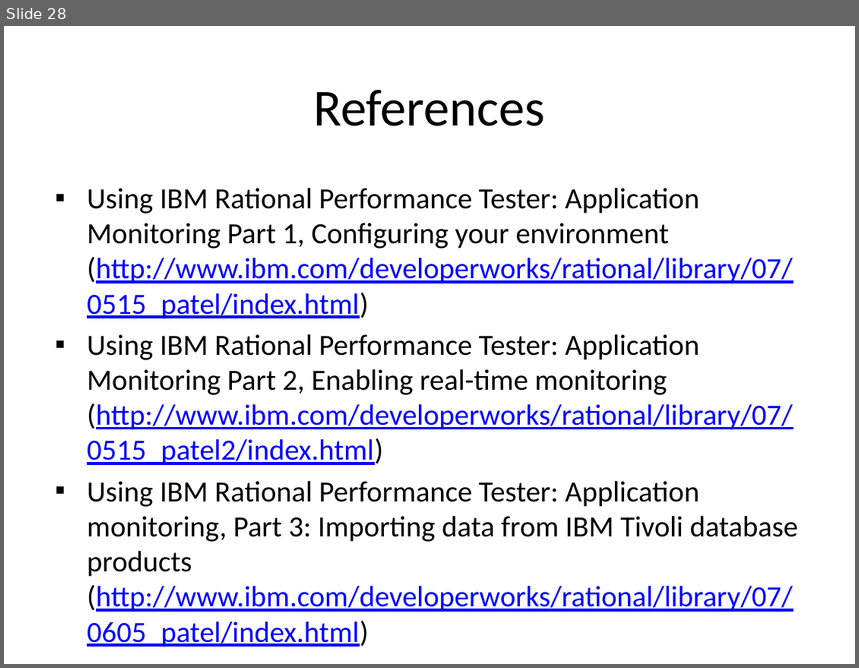
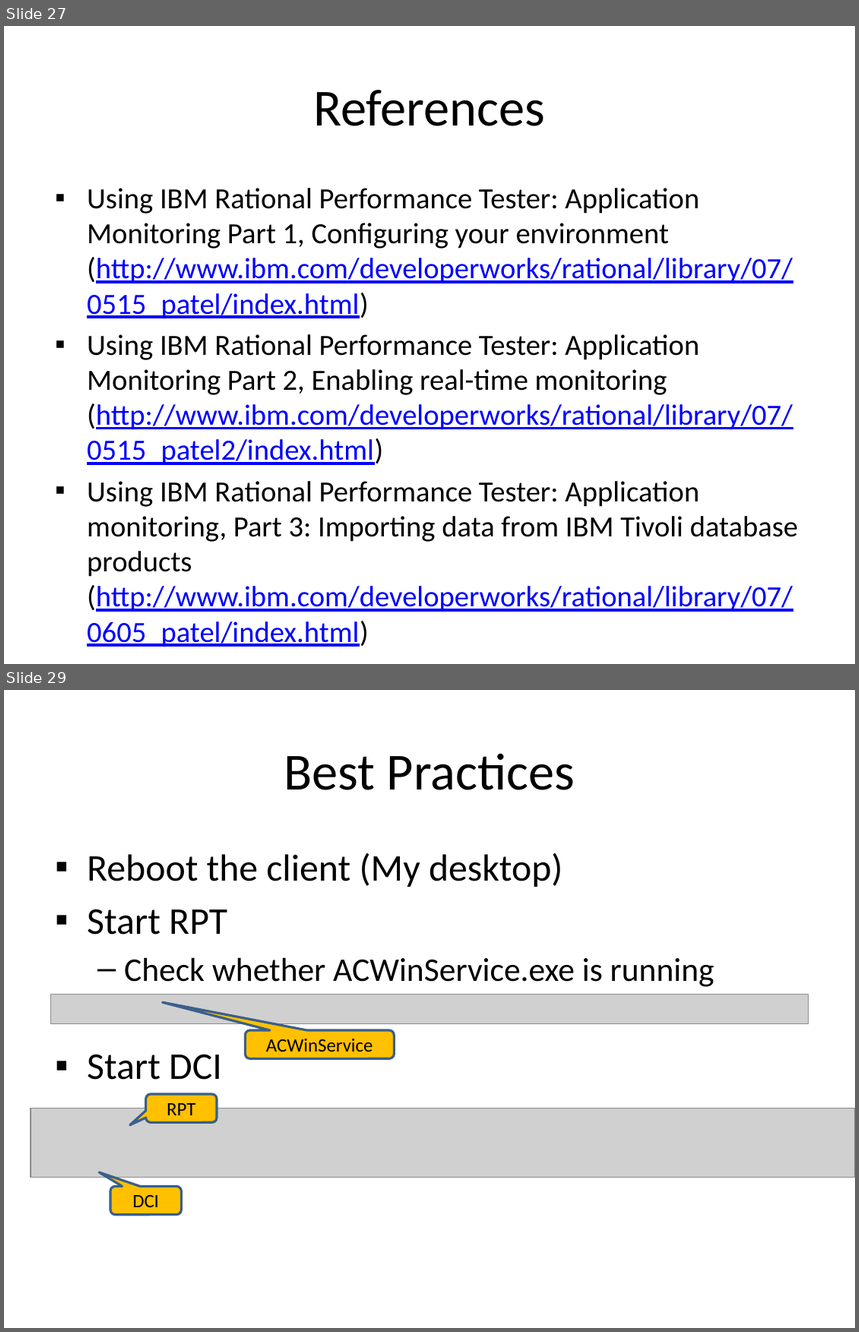
Before and after one commit to wsgan001/asegrp, a slide deck: papers/DRCPA/docs/PerfTest - Profiling via RPT.pptx. Shown one above the other, each under a label of ours: slide 28 before the commit, slides 27 and 29 after it; the slides between them are not shown. The pictures are 859x668 and 859x1332 pixels, drawn with LibreOffice and Linux fonts; fonts in the diff are those of the drawing; grey boxes stand for pictures. Boxes give left, top, right and bottom in pixels: in the first picture for what was removed or moved away, otherwise in the second. Text is boxed around its words. In the diff, an @@ line names an element or a change of style, - is before the commit and + after.

```diff
--- a/papers/DRCPA/docs/PerfTest - Profiling via RPT.pptx
+++ b/papers/DRCPA/docs/PerfTest - Profiling via RPT.pptx
@@ slide 29 added at (4,690,855,1328), background #FFFFFF @@
@@ title added at (284,753,575,790), 44 pt, text #000000 @@
+Best Practices
@@ text added at (87,853,715,1080), 32 pt, text #000000 @@
+▪ Reboot the client (My desktop)
+▪ Start RPT
+  – Check whether ACWinService.exe is running
+▪ Start DCI
@@ picture added at (51,995,810,1024) @@
@@ rounded speech box added at (245,1030,394,1059), fill #FFC000, outline #3A5F8C 2 pt, 16 pt, text #000000 @@
+ACWinService
@@ rounded speech box added at (146,1094,217,1122), fill #FFC000, outline #3A5F8C 2 pt, 16 pt, text #000000 @@
+RPT
@@ picture added at (31,1109,855,1178) @@
@@ rounded speech box added at (110,1186,181,1214), fill #FFC000, outline #3A5F8C 2 pt, 16 pt, text #000000 @@
+DCI
@@ what was slide 28 is now slide 27 @@
```
Also in this commit, not shown: 13 other slides added.
